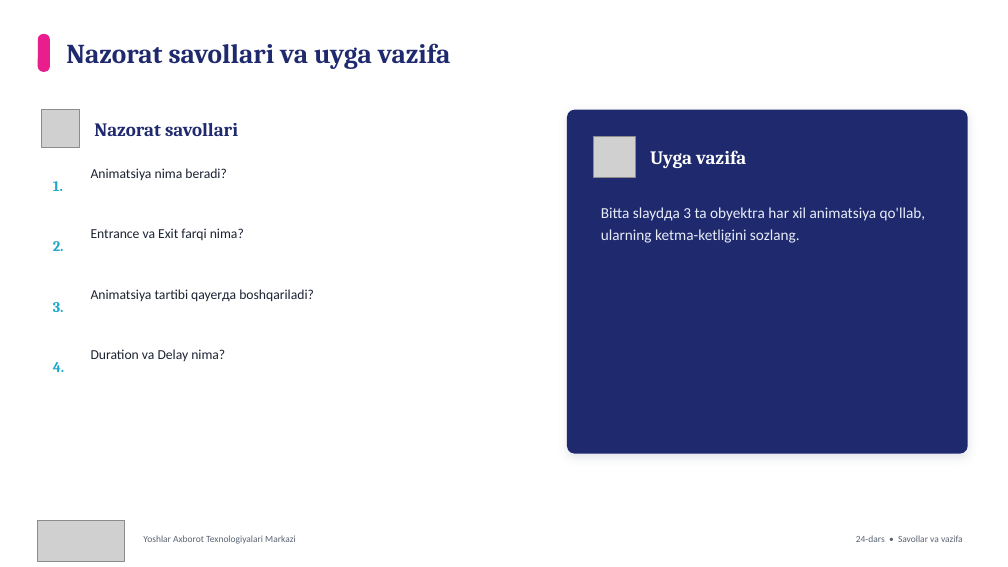
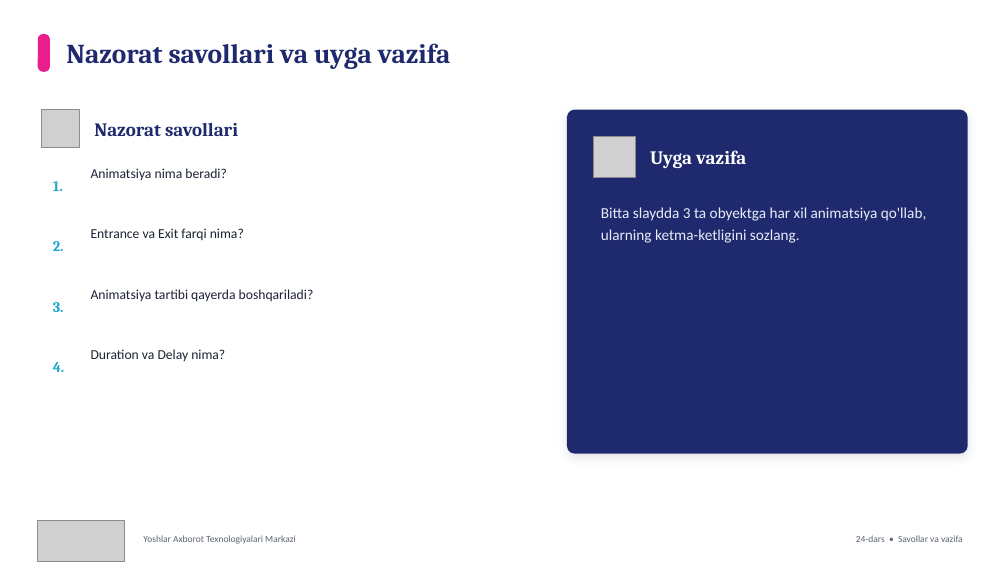
Before and after one commit to Xusanbek0039/kompyuter_savodxonligi_it_shaharcha, a slide deck: slide 6 of 24-dars - Animatsiyalar, ularning turlari, tartibi va vaqt parametrlarini boshqarish/24-dars - Slayd.pptx. Drawn at 1008x567 pixels with LibreOffice and Linux fonts; fonts in the diff are those of the drawing; grey boxes stand for pictures. Boxes give left, top, right and bottom in pixels: in the first picture for what was removed or moved away, otherwise in the second. Text is boxed around its words. In the diff, an @@ line names an element or a change of style, - is before the commit and + after.

```diff
--- a/24-dars - Animatsiyalar, ularning turlari, tartibi va vaqt parametrlarini boshqarish/24-dars - Slayd.pptx
+++ b/24-dars - Animatsiyalar, ularning turlari, tartibi va vaqt parametrlarini boshqarish/24-dars - Slayd.pptx
@@ text at [601,207,926,243]: text changed @@
-Bitta slaydда 3 ta obyektга har xil animatsiya qo'llab, ularning ketma-ketligini sozlang.
+Bitta slaydda 3 ta obyektga har xil animatsiya qo'llab, ularning ketma-ketligini sozlang.
@@ text at [91,289,314,302]: text changed @@
-Animatsiya tartibi qayerда boshqariladi?
+Animatsiya tartibi qayerda boshqariladi?
```
Also in this commit, not shown: 1 other slide changed, 34 other files.
